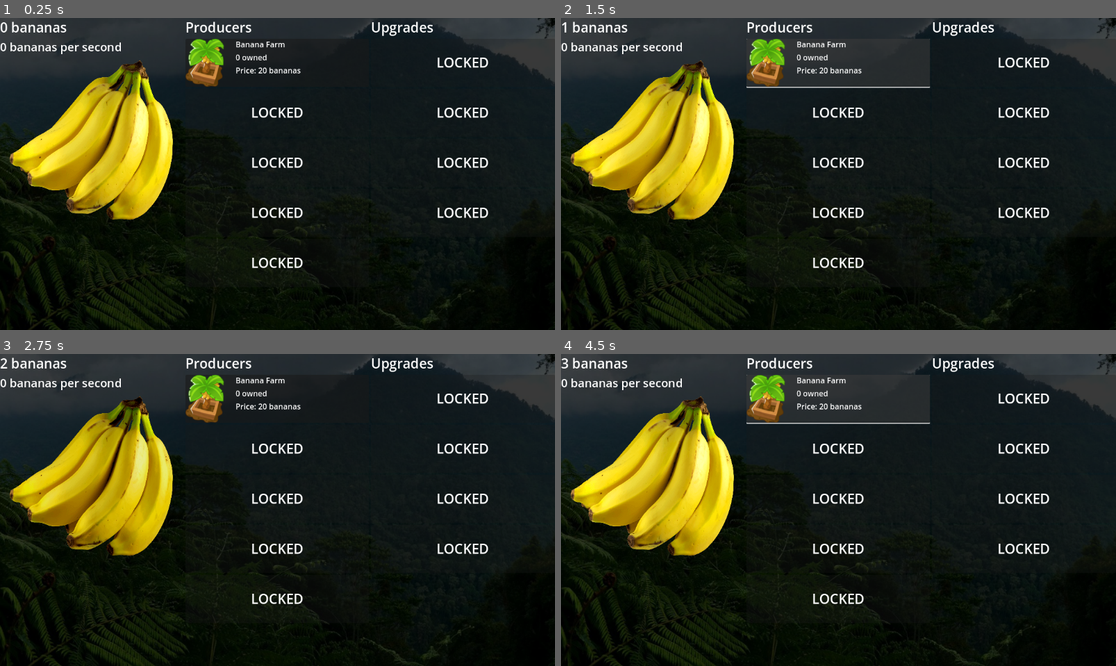
Above: before the commit, frames 1-4 (two rows, left to right).
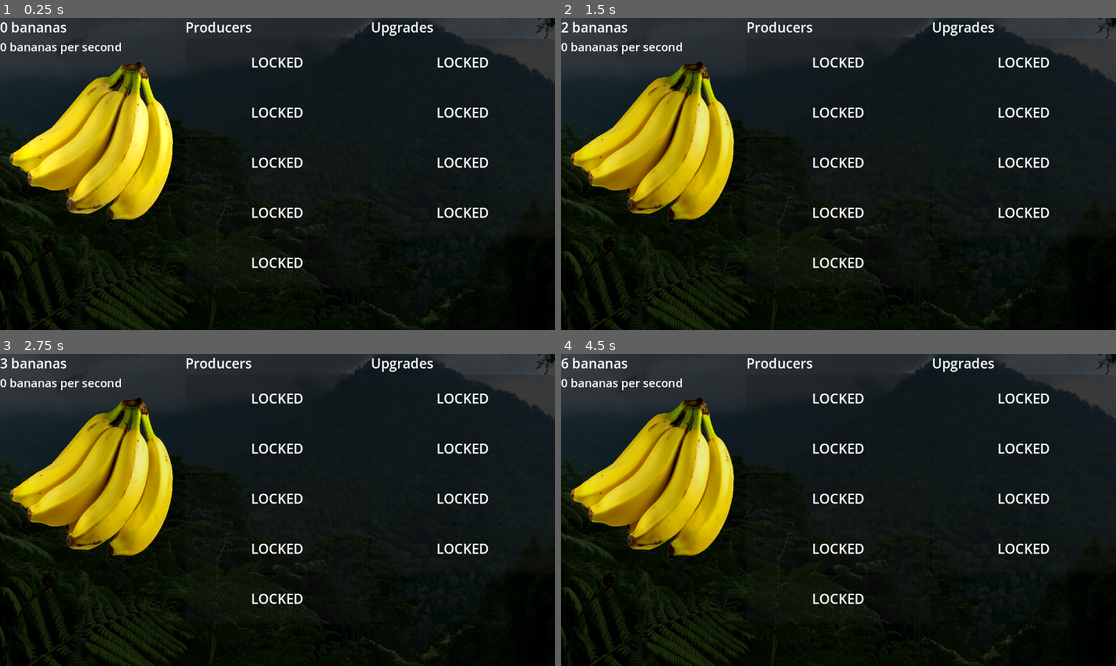
Above: after the commit, the same moments.

Repository: EliConstructor/banana-game-two
Game: Godot game, scene res://main.tscn
Same seed, same stepped clock (60 frames per second), same inputs: the game is played once before the commit and once after it.
Inputs (mouse positions are in pixels of both pictures, inside the frame that each line leads up to; where the layout moved, square brackets give the same spot in the first picture):
- Up to frame 1 (0.25 s): no input
- Up to frame 2 (1.5 s): click (649, 142) at 0.5 s; click (649, 142) [838, 61] at 1.25 s
- Up to frame 3 (2.75 s): click (88, 478) at 2 s
- Up to frame 4 (4.5 s): click (649, 478) [838, 397] at 2.75 s; click (649, 478) at 3.5 s; click (649, 478) [838, 397] at 4.25 s

The runs differ from the first frame. In frame 1, 1.3% of the frame differs, in the area x 33-55%, y 6-23%; in frame 2, 1.5%; in frame 3, 1.3%; in frame 4, 1.5%, in the area x 0-67%, y 1-23%.

Commit message:
argentina

Diff:
--- a/main.tscn
+++ b/main.tscn
@@ -23,6 +23,8 @@
 [ext_resource type="PackedScene" uid="uid://rasrwyhpxe71" path="res://uielements/revolution_info.tscn" id="19_boofn"]
 [ext_resource type="Resource" uid="uid://btby5g1y8xaea" path="res://upgrades/robotic_workers.tres" id="21_08obn"]
 [ext_resource type="Script" path="res://scripts/event_manager.gd" id="21_uuqc4"]
+[ext_resource type="PackedScene" uid="uid://cui5c27hsn2dh" path="res://uielements/menu.tscn" id="23_nntga"]
+[ext_resource type="PackedScene" uid="uid://uk7nr67yt0jr" path="res://uielements/reset_panel.tscn" id="24_3jpqu"]
 
 [sub_resource type="Gradient" id="Gradient_sl6b2"]
 colors = PackedColorArray(0, 0, 0, 1, 0, 0, 0, 0.45098)
@@ -139,6 +141,12 @@
 [node name="RevolutionInfo" parent="." instance=ExtResource("19_boofn")]
 visible = false
 
+[node name="Menu" parent="." instance=ExtResource("23_nntga")]
+visible = false
+
+[node name="ResetPanel" parent="." instance=ExtResource("24_3jpqu")]
+visible = false
+
 [node name="EventManager" type="Node" parent="."]
 script = ExtResource("21_uuqc4")
 
--- a/producers/bananafarm.tres
+++ b/producers/bananafarm.tres
@@ -11,5 +11,6 @@
 icon = ExtResource("1_31q2d")
 basePrice = 20
 priceMultiplier = 1.1
-locked = false
+locked = true
+auto_unlock = true
 max_amount = -1
--- a/project.godot
+++ b/project.godot
@@ -27,6 +27,11 @@
 "events": [Object(InputEventKey,"resource_local_to_scene":false,"resource_name":"","device":-1,"window_id":0,"alt_pressed":false,"shift_pressed":false,"ctrl_pressed":true,"meta_pressed":false,"pressed":false,"keycode":0,"physical_keycode":83,"key_label":0,"unicode":0,"echo":false,"script":null)
 ]
 }
+pause={
+"deadzone": 0.5,
+"events": [Object(InputEventKey,"resource_local_to_scene":false,"resource_name":"","device":-1,"window_id":0,"alt_pressed":false,"shift_pressed":false,"ctrl_pressed":false,"meta_pressed":false,"pressed":false,"keycode":0,"physical_keycode":4194305,"key_label":0,"unicode":0,"echo":false,"script":null)
+]
+}
 
 [rendering]
 
--- a/scripts/main.gd
+++ b/scripts/main.gd
@@ -2,6 +2,8 @@
 
 var game_version: int = 1
 var loaded = false
+var time_since_save: float = 0
+var save_interval: int = 10
 
 @export var bananas: float = 0
 
@@ -23,6 +25,11 @@
 		bananas = bananas + 100000
 	if Input.is_action_just_pressed("savegame"):
 		save_game()
+
+	time_since_save = time_since_save + delta
+	if time_since_save > save_interval:
+		save_game()
+		time_since_save = 0
 
 func get_total_production():
 	var total = 0
@@ -79,3 +86,20 @@
 	event_manager.workers_payed = data["workers_payed"]
 	if event_manager.workers_payed:
 		event_manager.revolution_info.wages_label.visible = true
+
+func reset_game():
+	# Basic Data
+	bananas = 0
+
+	# Upgrades and producers
+	for producer in producers.producers:
+		producer.amount = 0
+		producer.locked = true
+	for upgrade in upgrades.upgrades:
+		upgrade.amount = 0
+		upgrade.locked = true
+
+	event_manager.workers_payed = false
+	event_manager.revolution_info.wages_label.visible = false
+
+	save_game()
--- /dev/null
+++ b/scripts/menu.gd
@@ -0,0 +1,17 @@
+extends Panel
+
+@onready var main = $/root/Main
+@onready var reset_panel = $/root/Main/ResetPanel
+
+func _process(delta):
+	if Input.is_action_just_pressed("pause"):
+		visible = !visible
+
+
+func _on_save_button_pressed():
+	main.save_game()
+	visible = false
+
+func _on_reset_button_pressed():
+	reset_panel.visible = true
+	visible = false
--- /dev/null
+++ b/scripts/reset_panel.gd
@@ -0,0 +1,10 @@
+extends Panel
+
+@onready var main = $/root/Main
+
+func _on_yes_button_pressed():
+	main.reset_game()
+	visible = false
+
+func _on_no_button_pressed():
+	visible = false
--- /dev/null
+++ b/uielements/menu.tscn
@@ -0,0 +1,37 @@
+[gd_scene load_steps=3 format=3 uid="uid://cui5c27hsn2dh"]
+
+[ext_resource type="Theme" uid="uid://dxb6tg8jo2m80" path="res://ui_theme.tres" id="1_pp5lu"]
+[ext_resource type="Script" path="res://scripts/menu.gd" id="2_o2mvn"]
+
+[node name="Menu" type="Panel"]
+offset_right = 193.0
+offset_bottom = 132.0
+theme = ExtResource("1_pp5lu")
+script = ExtResource("2_o2mvn")
+
+[node name="Title" type="Label" parent="."]
+layout_mode = 0
+offset_left = 12.0
+offset_right = 97.0
+offset_bottom = 42.0
+theme_type_variation = &"HeaderLarge"
+text = "MENU"
+
+[node name="SaveButton" type="Button" parent="."]
+layout_mode = 1
+offset_left = 8.0
+offset_top = 40.0
+offset_right = 148.0
+offset_bottom = 71.0
+text = "Save Game"
+
+[node name="ResetButton" type="Button" parent="."]
+layout_mode = 1
+offset_left = 8.0
+offset_top = 79.555
+offset_right = 148.0
+offset_bottom = 110.555
+text = "Flee to Argentina"
+
+[connection signal="pressed" from="SaveButton" to="." method="_on_save_button_pressed"]
+[connection signal="pressed" from="ResetButton" to="." method="_on_reset_button_pressed"]
--- /dev/null
+++ b/uielements/reset_panel.tscn
@@ -0,0 +1,64 @@
+[gd_scene load_steps=2 format=3 uid="uid://uk7nr67yt0jr"]
+
+[ext_resource type="Script" path="res://scripts/reset_panel.gd" id="1_sd1fr"]
+
+[node name="ResetPanel" type="Panel"]
+anchors_preset = 8
+anchor_left = 0.5
+anchor_top = 0.5
+anchor_right = 0.5
+anchor_bottom = 0.5
+offset_left = -108.0
+offset_top = -69.0
+offset_right = 108.0
+offset_bottom = 69.0
+grow_horizontal = 2
+grow_vertical = 2
+script = ExtResource("1_sd1fr")
+
+[node name="Title" type="Label" parent="."]
+layout_mode = 1
+anchors_preset = 10
+anchor_right = 1.0
+offset_bottom = 23.0
+grow_horizontal = 2
+theme_type_variation = &"HeaderLarge"
+text = "Are you sure?"
+horizontal_alignment = 1
+
+[node name="Info" type="Label" parent="."]
+layout_mode = 1
+anchors_preset = 10
+anchor_right = 1.0
+offset_top = 42.0
+offset_bottom = 94.0
+grow_horizontal = 2
+text = "Fleeing to Argentina will reset all of your progress!"
+horizontal_alignment = 1
+autowrap_mode = 3
+
+[node name="YesButton" type="Button" parent="."]
+layout_mode = 1
+anchors_preset = 2
+anchor_top = 1.0
+anchor_bottom = 1.0
+offset_top = -8.0
+offset_right = 8.0
+grow_vertical = 0
+text = "Yes"
+
+[node name="NoButton" type="Button" parent="."]
+layout_mode = 1
+anchors_preset = 3
+anchor_left = 1.0
+anchor_top = 1.0
+anchor_right = 1.0
+anchor_bottom = 1.0
+offset_left = -174.0
+offset_top = -36.0
+grow_horizontal = 0
+grow_vertical = 0
+text = "No"
+
+[connection signal="pressed" from="YesButton" to="." method="_on_yes_button_pressed"]
+[connection signal="pressed" from="NoButton" to="." method="_on_no_button_pressed"]
Not shown: 1 places in main.tscn that only renumber resources
